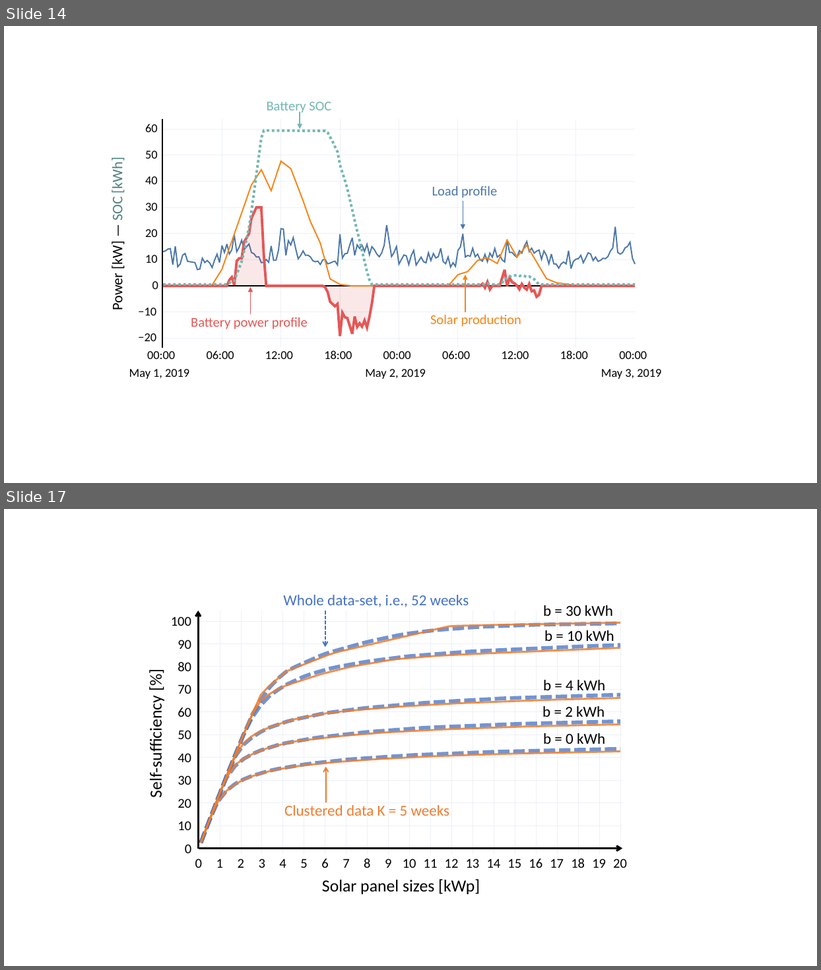
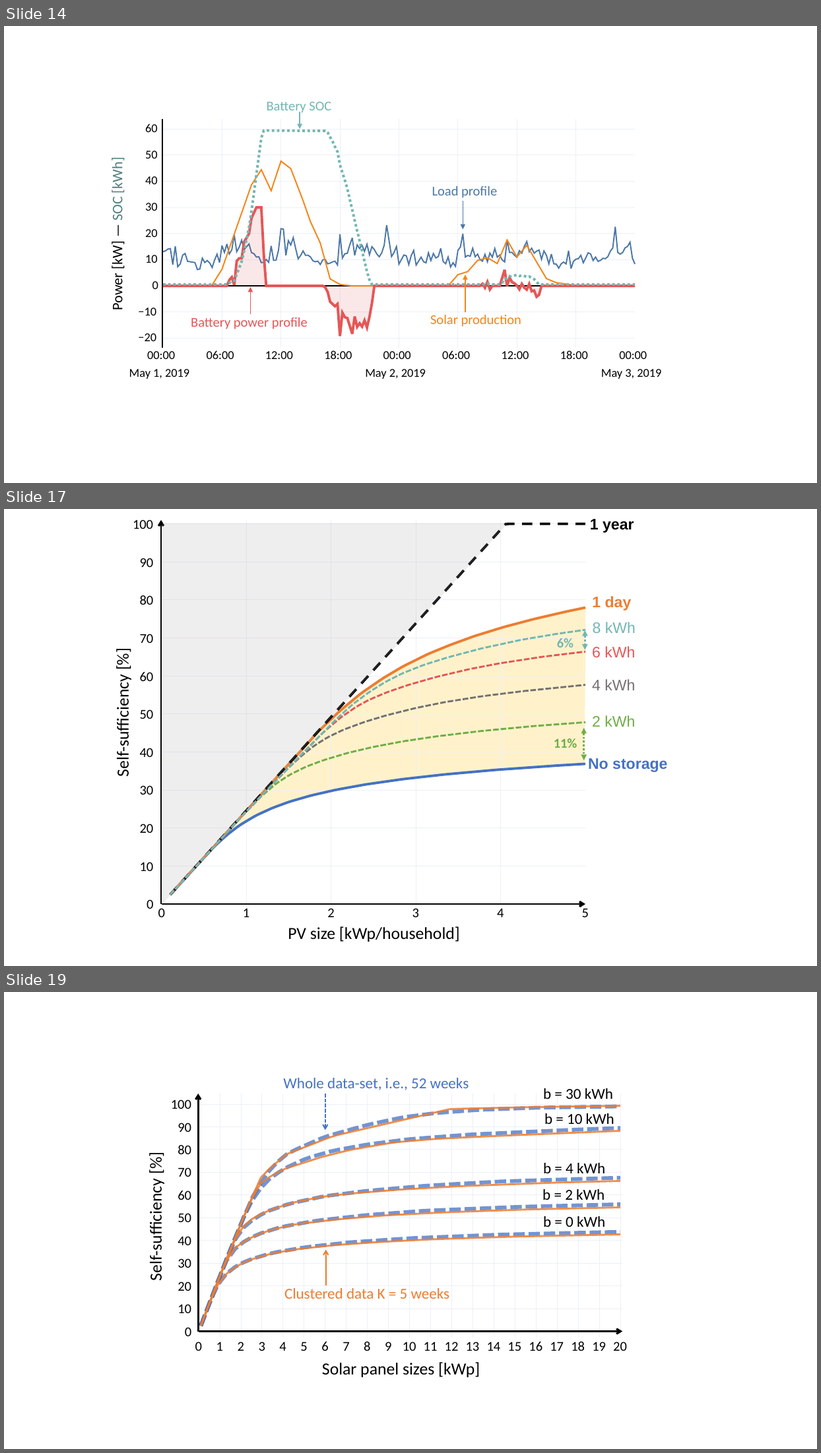
Before and after one commit to Jonathan56/supplementary_thesis, a slide deck: figures.pptx. Shown one above the other, each under a label of ours: slides 14 and 17 before the commit, slides 14, 17 and 19 after it; the slides between them are not shown. The pictures are 821x970 and 821x1453 pixels, drawn with LibreOffice and Linux fonts; fonts in the diff are those of the drawing. Boxes give left, top, right and bottom in pixels: in the first picture for what was removed or moved away, otherwise in the second. Text is boxed around its words. In the diff, an @@ line names an element or a change of style, - is before the commit and + after.

```diff
--- a/figures.pptx
+++ b/figures.pptx
@@ slide 17 added at <box>4,509,817,966</box>, background #FFFFFF @@
@@ group added at <box>133,520,165,918</box>: 11 texts @@
+0
+10
+20
+30
+40
+50
+60
+70
+80
+90
+100
@@ freeform shape added at <box>161,520,162,904</box>, outline #000000 2.25 pt @@
@@ group added at <box>162,520,586,904</box>: 14 freeform shapes @@
@@ right triangle added at <box>162,524,508,904</box>, fill #AFABAB at 20% opacity @@
@@ freeform shape added at <box>170,524,586,895</box>, outline #000000 3 pt dashed @@
@@ text added at <box>590,519,634,533</box>, 18 pt, text #000000, bold @@
+1 year
@@ freeform shape added at <box>220,607,586,840</box>, fill #FFE699 at 50% opacity @@
@@ text added at <box>592,596,632,611</box>, 18 pt, text #ED7D31, bold @@
+1 day
@@ freeform shape added at <box>170,608,586,895</box>, outline #ED7D31 3 pt @@
@@ text added at <box>593,622,636,633</box>, 18 pt, text #72B7B3 @@
+8 kWh
@@ freeform shape added at <box>170,630,586,895</box>, outline #72B7B2 2.25 pt dashed @@
@@ text added at <box>557,638,574,648</box>, 16 pt, text #72B7B3, bold @@
+6%
@@ double arrow added from (585, 630) to (585, 650), #72B7B3 2.25 pt dashed @@
@@ text added at <box>592,646,635,657</box>, 18 pt, text #E55756 @@
+6 kWh
@@ freeform shape added at <box>170,652,586,895</box>, outline #E45756 2.25 pt dashed @@
@@ text added at <box>112,685,133,774</box>, 20 pt, text #000000 @@
+Self-sufficiency [%]
@@ freeform shape added at <box>170,685,586,895</box>, outline #767171 2.25 pt dashed @@
@@ text added at <box>592,679,635,691</box>, 18 pt, text #767171 @@
+4 kWh
@@ freeform shape added at <box>170,722,586,895</box>, outline #70AD47 2.25 pt dashed @@
@@ text added at <box>592,716,635,727</box>, 18 pt, text #70AD47 @@
+2 kWh
@@ text added at <box>554,739,578,748</box>, 16 pt, text #70AD47, bold @@
+11%
@@ double arrow added from (584, 728) to (584, 760), #70AD47 2.25 pt dashed @@
@@ freeform shape added at <box>170,764,586,895</box>, outline #4472C4 3 pt @@
@@ text added at <box>588,758,667,772</box>, 18 pt, text #4472C4, bold @@
+No storage
@@ freeform shape added at <box>162,904,586,905</box>, fill #000000, outline #000000 2.25 pt @@
@@ group added at <box>147,900,589,918</box>: 6 texts @@
+0
+1
+2
+3
+4
+5
@@ text added at <box>288,927,460,942</box>, 20 pt, text #000000 @@
+PV size [kWp/household]
@@ what was slide 17 is now slide 19 @@
```
Also in this commit, not shown: 13 slides changed, 3 other slides added, 3 other files.
